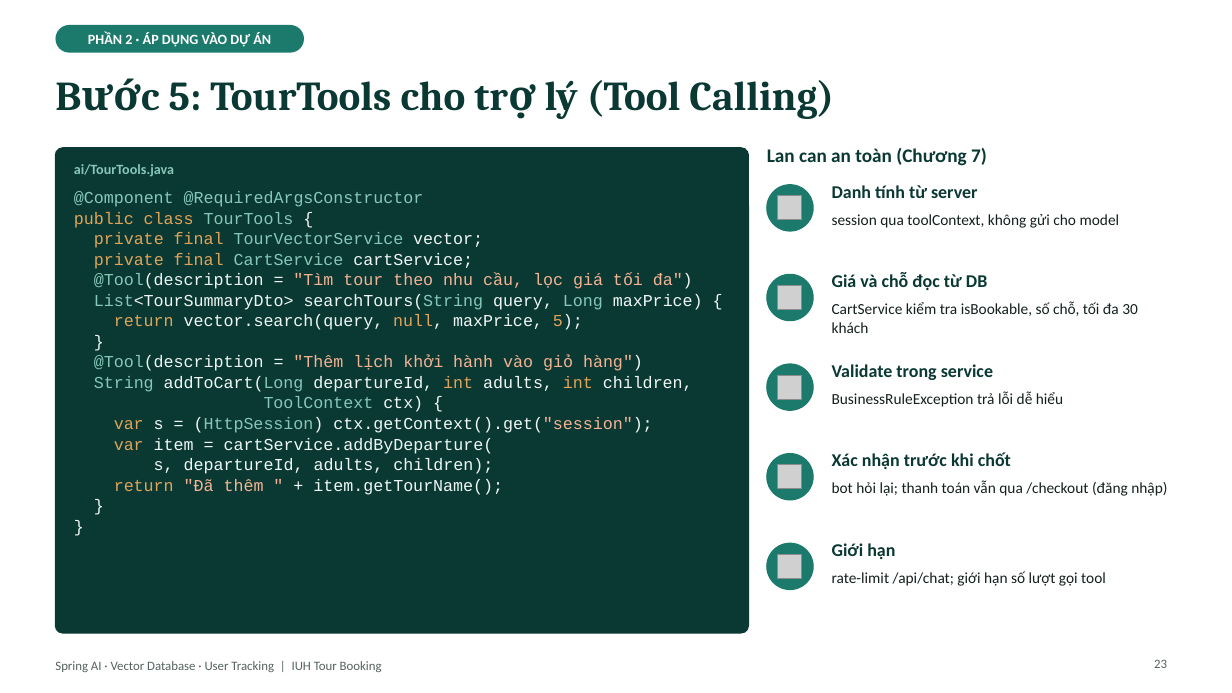
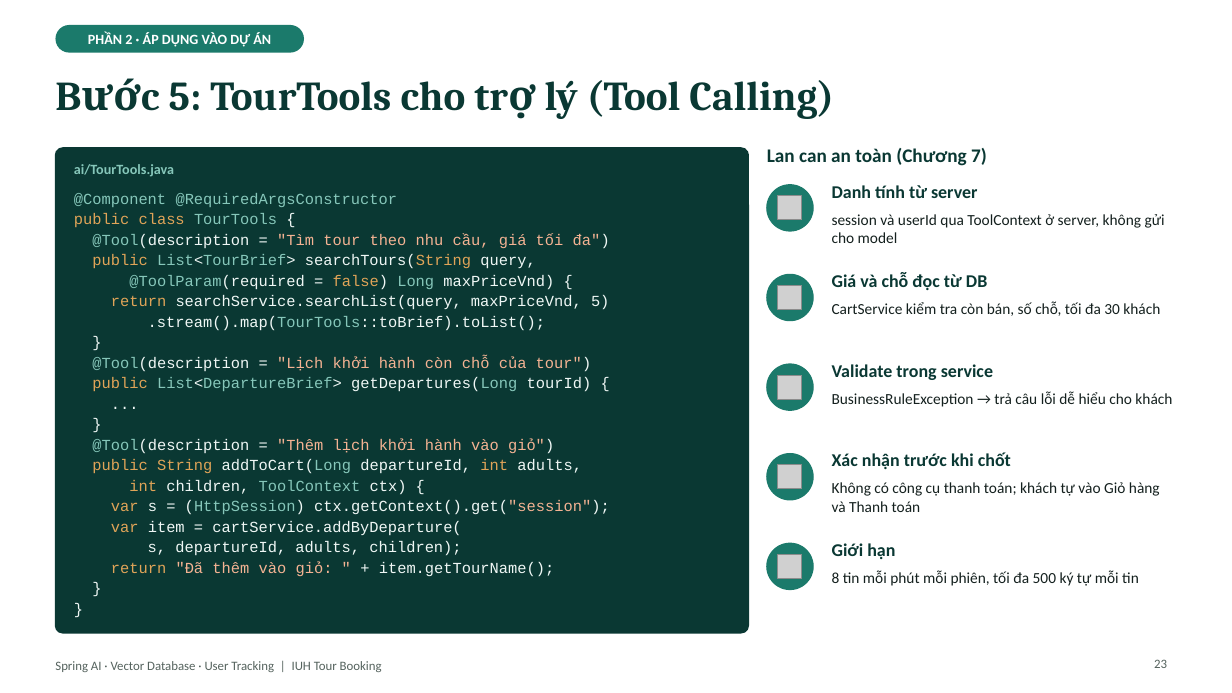
Before and after one commit to kanele05/project_www, a slide deck: slide 23 of docs/presentation/SpringAI_VectorDB_UserTracking.pptx. Drawn at 1232x693 pixels with LibreOffice and Linux fonts; fonts in the diff are those of the drawing; grey boxes stand for pictures. Boxes give left, top, right and bottom in pixels: in the first picture for what was removed or moved away, otherwise in the second. Text is boxed around its words. In the diff, an @@ line names an element or a change of style, - is before the commit and + after.

```diff
--- a/docs/presentation/SpringAI_VectorDB_UserTracking.pptx
+++ b/docs/presentation/SpringAI_VectorDB_UserTracking.pptx
@@ text at [74,193,610,556]: size 13 to 12 pt in "@Component @RequiredArgsConstructor", "public class TourTools {", "}", "var s = (HttpSession) ctx.getContext().get("session");" and 4 more places @@
@@ text at [92,233,610,331]: text changed; size 13 to 12 pt @@
-private final TourVectorService vector;
-private final CartService cartService;
-@Tool(description = "Tìm tour theo nhu cầu, lọc giá tối đa")
-List<TourSummaryDto> searchTours(String query, Long maxPrice) {
-return vector.search(query, null, maxPrice, 5);
+@Tool(description = "Tìm tour theo nhu cầu, giá tối đa")
+public List<TourBrief> searchTours(String query,
+@ToolParam(required = false) Long maxPriceVnd) {
+return searchService.searchList(query, maxPriceVnd, 5)
+.stream().map(TourTools::toBrief).toList();
@@ text at [832,214,1165,243]: text changed @@
-session qua toolContext, không gửi cho model
+session và userId qua ToolContext ở server, không gửi cho model
@@ text at [832,301,1160,316]: text changed @@
-CartService kiểm tra isBookable, số chỗ, tối đa 30 khách
+CartService kiểm tra còn bán, số chỗ, tối đa 30 khách
@@ text at [92,356,592,495]: text changed; size 13 to 12 pt @@
-@Tool(description = "Thêm lịch khởi hành vào giỏ hàng")
-String addToCart(Long departureId, int adults, int children,
-ToolContext ctx) {
+@Tool(description = "Lịch khởi hành còn chỗ của tour")
+public List<DepartureBrief> getDepartures(Long tourId) {
+...
+}
+@Tool(description = "Thêm lịch khởi hành vào giỏ")
+public String addToCart(Long departureId, int adults,
+int children, ToolContext ctx) {
@@ text at [832,391,1172,407]: text changed @@
-BusinessRuleException trả lỗi dễ hiểu
+BusinessRuleException → trả câu lỗi dễ hiểu cho khách
@@ text at [832,482,1160,512]: text changed @@
-bot hỏi lại; thanh toán vẫn qua /checkout (đăng nhập)
+Không có công cụ thanh toán; khách tự vào Giỏ hàng và Thanh toán
@@ text at [111,562,554,577]: text changed; size 13 to 12 pt @@
-return "Đã thêm " + item.getTourName();
+return "Đã thêm vào giỏ: " + item.getTourName();
@@ text at [832,570,1139,586]: text changed @@
-rate-limit /api/chat; giới hạn số lượt gọi tool
+8 tin mỗi phút mỗi phiên, tối đa 500 ký tự mỗi tin
```
Also in this commit, not shown: 20 other slides changed, 3 other files.
